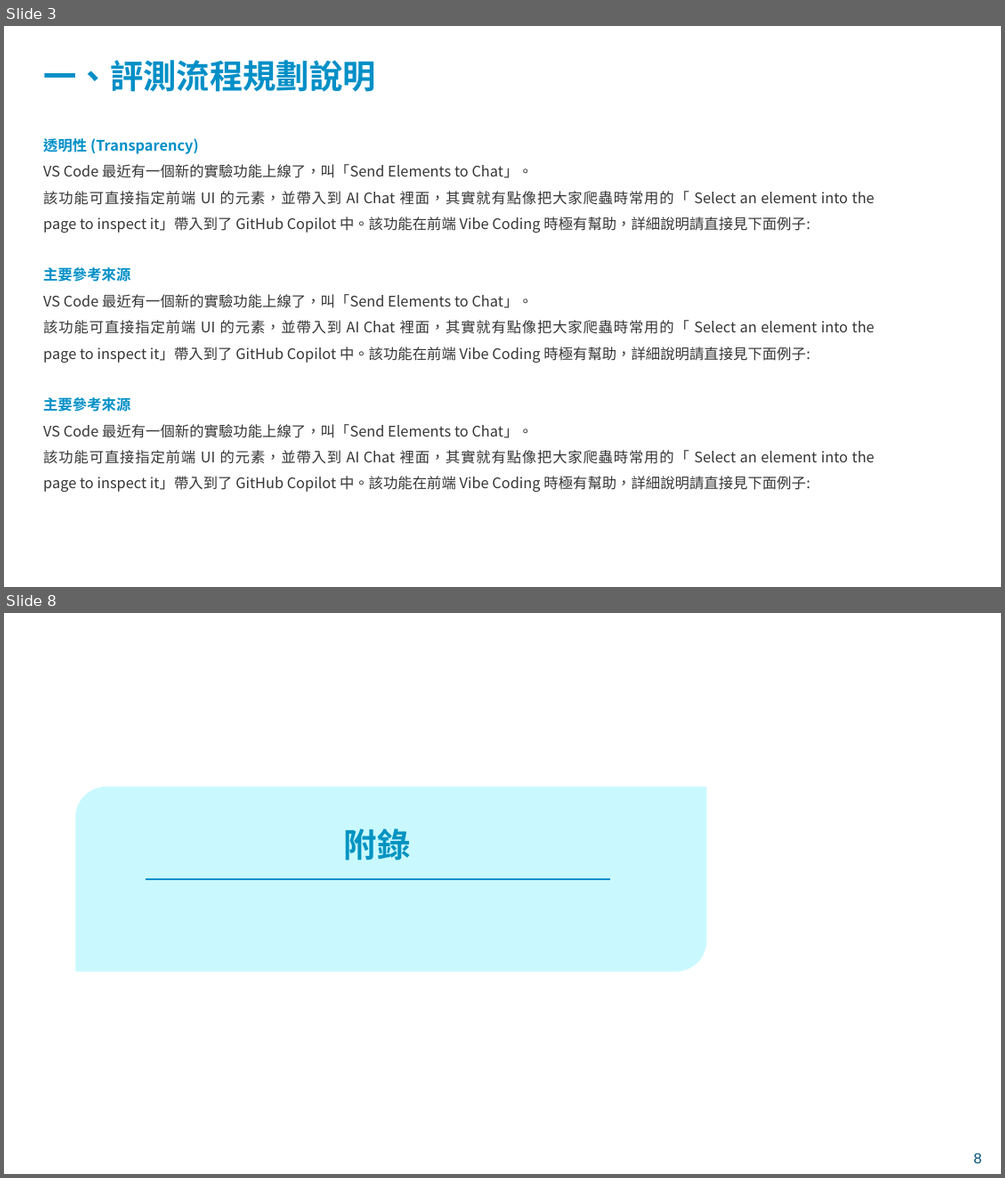
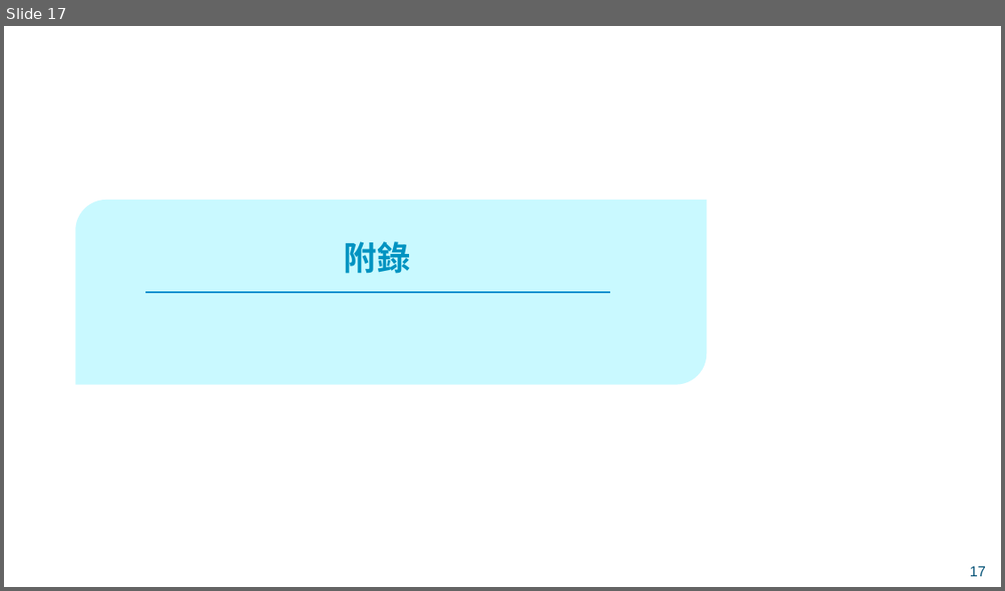
Before and after one commit to xinhuang0716/LLM_Assessment_Fubon, a slide deck: 模型評測機制 - 透明性.pptx. Shown one above the other, each under a label of ours: slides 3 and 8 before the commit, slide 17 after it; the slides between them are not shown. The pictures are 1005x1178 and 1005x591 pixels, drawn with LibreOffice and Linux fonts; fonts in the diff are those of the drawing; background and template pictures are left out. Boxes give left, top, right and bottom in pixels: in the first picture for what was removed or moved away, otherwise in the second. Text is boxed around its words. In the diff, an @@ line names an element or a change of style, - is before the commit and + after.

Commit message:
Update Transparency Report PPT

```diff
--- a/模型評測機制 - 透明性.pptx
+++ b/模型評測機制 - 透明性.pptx
@@ slide 3 removed at (4, 26, 1001, 587), background picture (left out) @@
@@ text removed at (43, 60, 375, 92) @@
-一、評測流程規劃說明
@@ text removed at (43, 138, 874, 232) @@
-透明性 (Transparency)
-VS Code 最近有一個新的實驗功能上線了，叫「Send Elements to Chat」。
-該功能可直接指定前端 UI 的元素，並帶入到 AI Chat 裡面，其實就有點像把大家爬蟲時常用的「 Select an element into the page to inspect it」帶入到了 GitHub Copilot 中。該功能在前端 Vibe Coding 時極有幫助，詳細說明請直接見下面例子:
@@ text removed at (43, 267, 874, 362) @@
-主要參考來源
-VS Code 最近有一個新的實驗功能上線了，叫「Send Elements to Chat」。
-該功能可直接指定前端 UI 的元素，並帶入到 AI Chat 裡面，其實就有點像把大家爬蟲時常用的「 Select an element into the page to inspect it」帶入到了 GitHub Copilot 中。該功能在前端 Vibe Coding 時極有幫助，詳細說明請直接見下面例子:
@@ text removed at (43, 397, 874, 491) @@
-主要參考來源
-VS Code 最近有一個新的實驗功能上線了，叫「Send Elements to Chat」。
-該功能可直接指定前端 UI 的元素，並帶入到 AI Chat 裡面，其實就有點像把大家爬蟲時常用的「 Select an element into the page to inspect it」帶入到了 GitHub Copilot 中。該功能在前端 Vibe Coding 時極有幫助，詳細說明請直接見下面例子:
@@ what was slide 8 is now slide 17 @@
@@ page number at (970, 565, 986, 576): text changed @@
-8
+17
```
Also in this commit, not shown: 5 slides changed, 14 slides added, 2 other slides removed.
